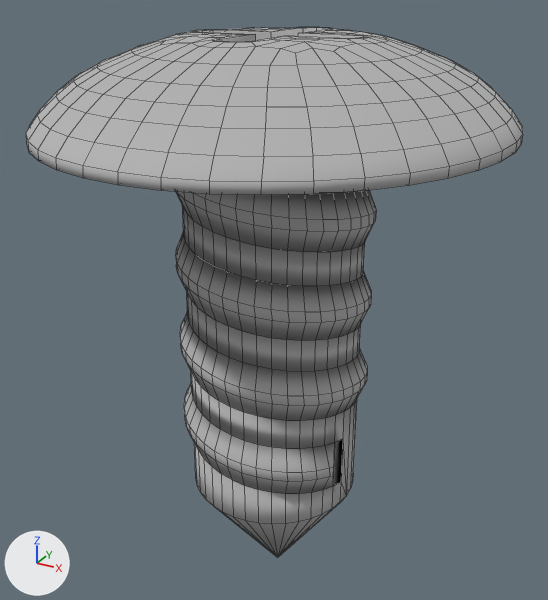
A saved change to the OBJ model model/components/123723.obj.
The view is the same before and after, from a 50 mm camera at (-4.025, -4.715, 0.491) aimed at (-4.352, -4.122, 0.195). Every picture has the same lights, and +X, +Y and +Z are marked at lower left. Mesh edges are drawn as thin lines. Where no turn or scale is listed for an object, it has been applied to the vertices.

Objects in the first picture: 'Helix001'.
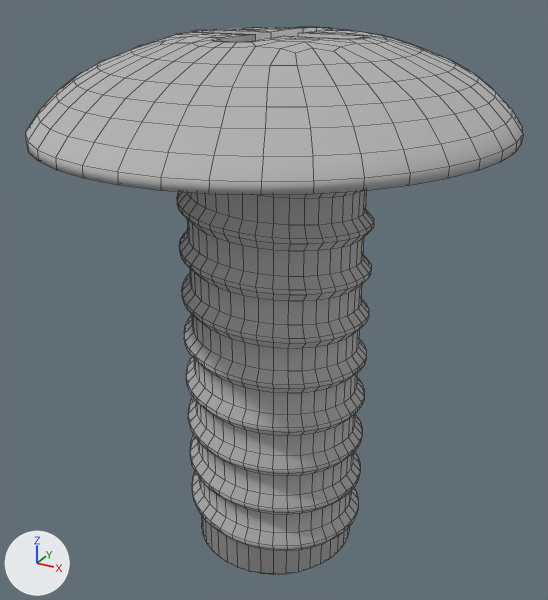
The newer file is also rescaled (x2.0), turned or shifted as a whole; pictures and numbers use the older file's frame.

The edits, one by one:
me_helix001 has 1394 vertices, 1415 faces and spans x -4.542..-4.139, y -4.349..-3.926, z -0.106..0.441.
me_helix001 is used by ob_helix001; location (0.0, 0.0, 0.0).
me_helix001 part 1: the loose piece of 713 vertices spanning x -4.432..-4.252, y -4.229..-4.049, z -0.106..0.398 is deleted.
Mesh me_cylinder002 is new.
It has 1513 vertices, 1514 faces and spans x 0.29..0.466, y -1.3..-1.124, z 0.052..0.549.
It uses material mat_wire_115115115 (grey #b3b3b3).
Object 'Cylinder002' (ob_cylinder002) is new; it shows me_cylinder002.
Its location is (-4.72, -2.924, -0.187).

Boxes [x1, y1, x2, y2] around the edits, measured in the pictures (548 x 600 px):
'Helix001', reshaped (68% shorter): before [26, 27, 523, 557]; after [25, 27, 523, 195]
'Cylinder002', added: after [177, 190, 374, 574]
part 1 of me_helix001, deleted: before [176, 190, 376, 557]
